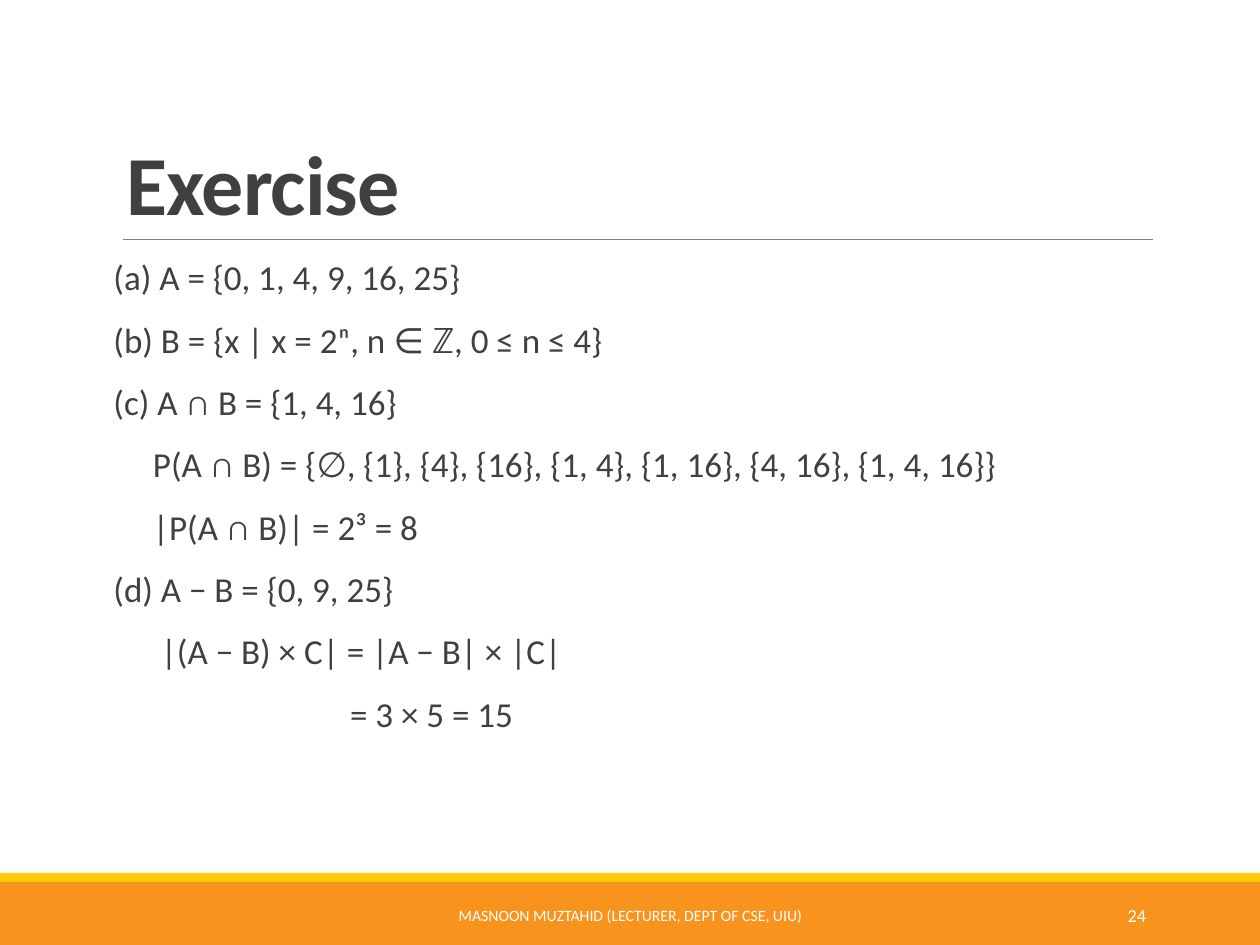
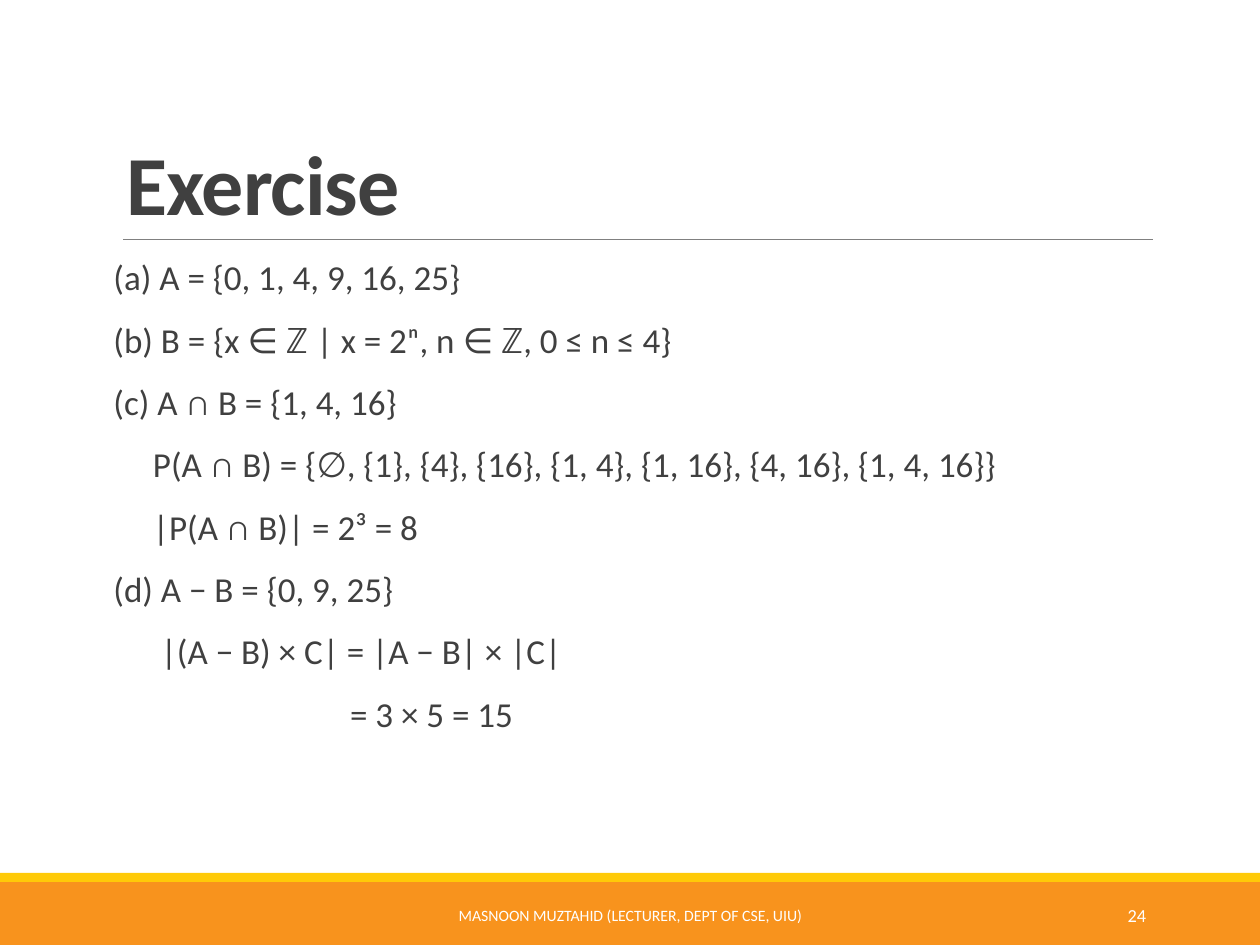
Before and after one commit to Muztahid202/UIU-Discrete_Math_Resources, a slide deck: slide 24 of Sets.pptx. Drawn at 1260x945 pixels with LibreOffice and Linux fonts; fonts in the diff are those of the drawing. Boxes give left, top, right and bottom in pixels: in the first picture for what was removed or moved away, otherwise in the second. Text is boxed around its words. In the diff, an @@ line names an element or a change of style, - is before the commit and + after.

```diff
--- a/Sets.pptx
+++ b/Sets.pptx
@@ text at bbox=[113, 327, 672, 358]: text changed @@
-(b) B = {x | x = 2ⁿ, n ∈ ℤ, 0 ≤ n ≤ 4}
+(b) B = {x ∈ ℤ | x = 2ⁿ, n ∈ ℤ, 0 ≤ n ≤ 4}
```
Also in this commit, not shown: 1 other slide changed.
